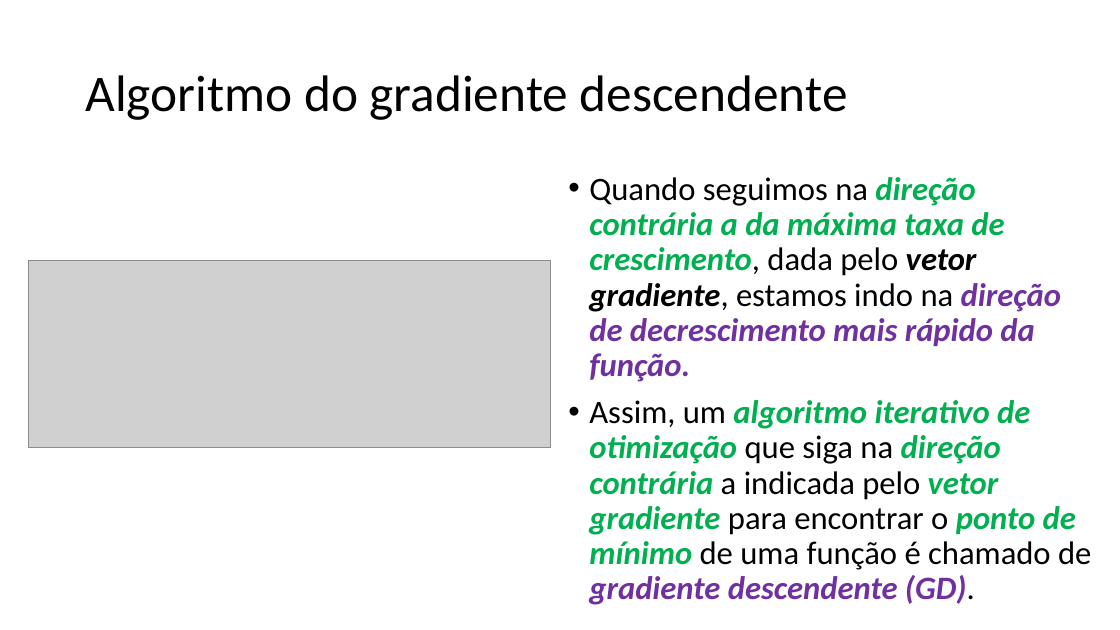
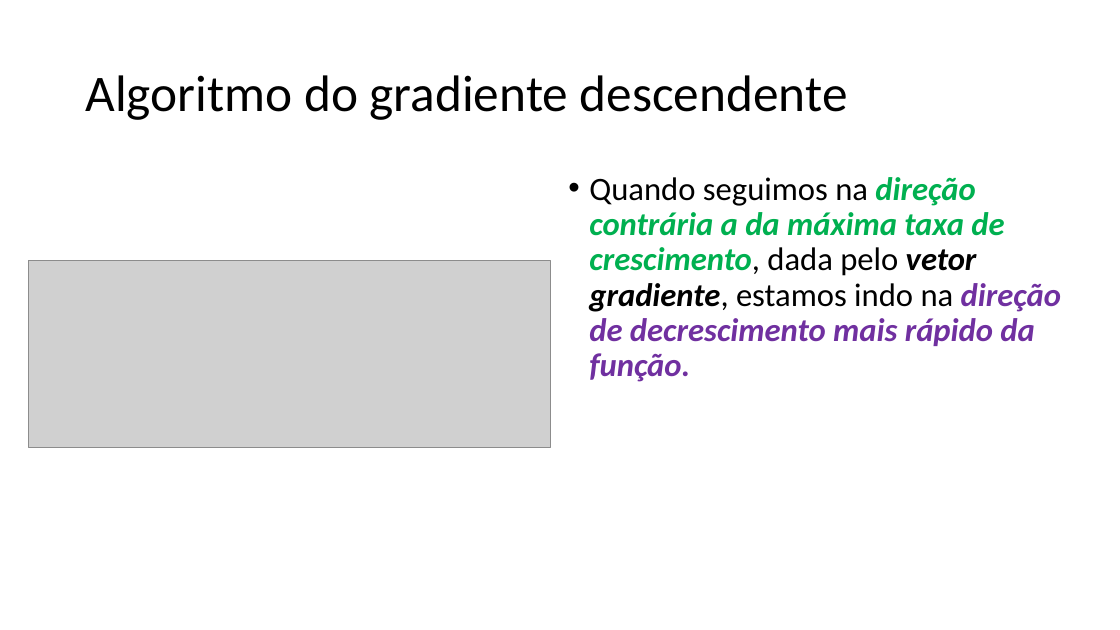
Before and after one commit to zz4fap/t319_aprendizado_de_maquina, a slide deck: slide 16 of slides/T319_Regressão_Linear (Parte II).pptx (slide 15 before the commit). Drawn at 1120x630 pixels with LibreOffice and Linux fonts; fonts in the diff are those of the drawing; grey boxes stand for pictures. Boxes give left, top, right and bottom in pixels: in the first picture for what was removed or moved away, otherwise in the second. Text is boxed around its words. In the diff, an @@ line names an element or a change of style, - is before the commit and + after.

```diff
--- a/slides/T319_Regressão_Linear (Parte II).pptx
+++ b/slides/T319_Regressão_Linear (Parte II).pptx
@@ text at box(589, 400, 1091, 605): paragraph removed @@
-• Assim, um algoritmo iterativo de otimização que siga na direção contrária a indicada pelo vetor gradiente para encontrar o ponto de mínimo de uma função é chamado de gradiente descendente (GD).
```
Also in this commit, not shown: 10 other slides changed, 4 slides added, 1 slide removed, 1 other file.
